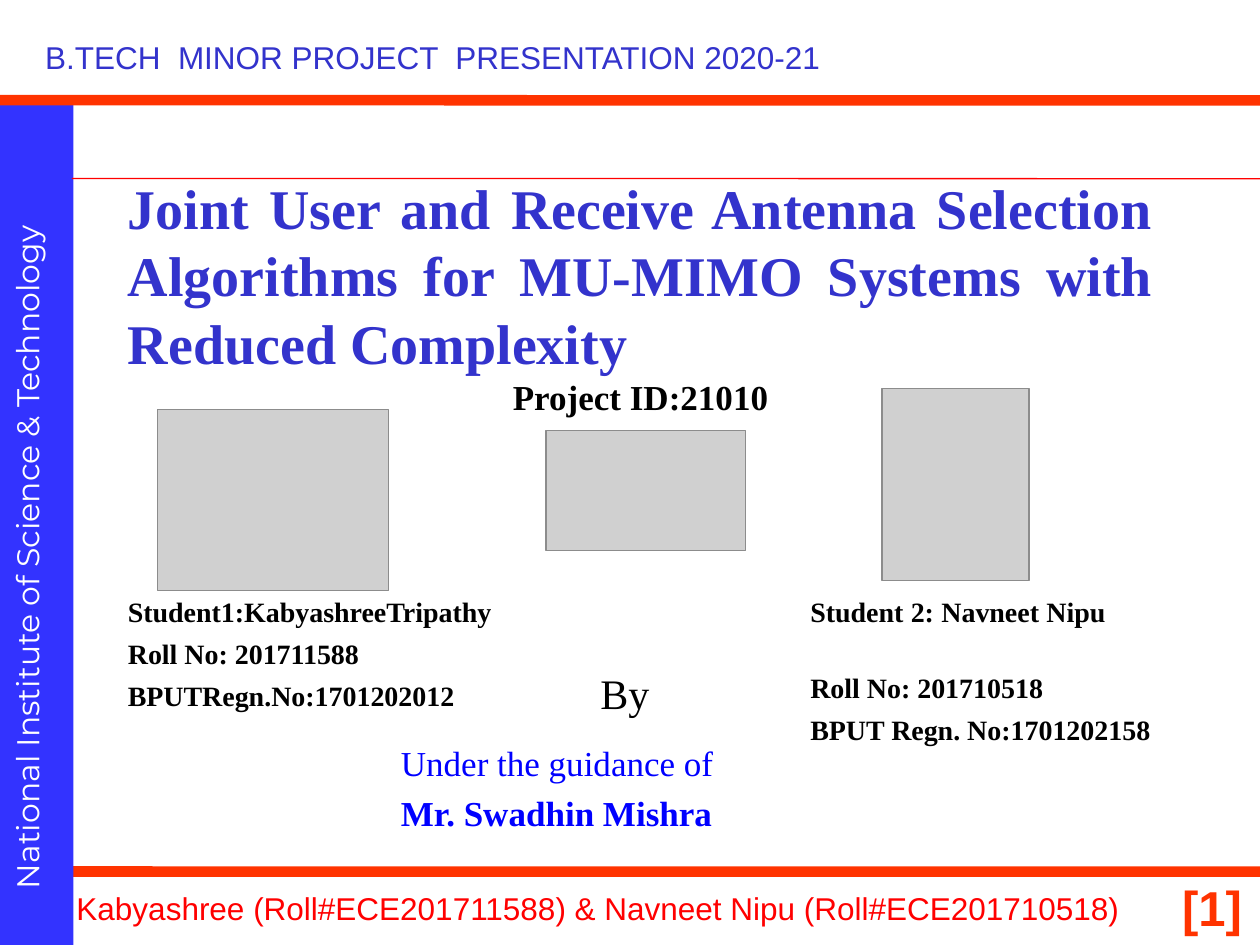
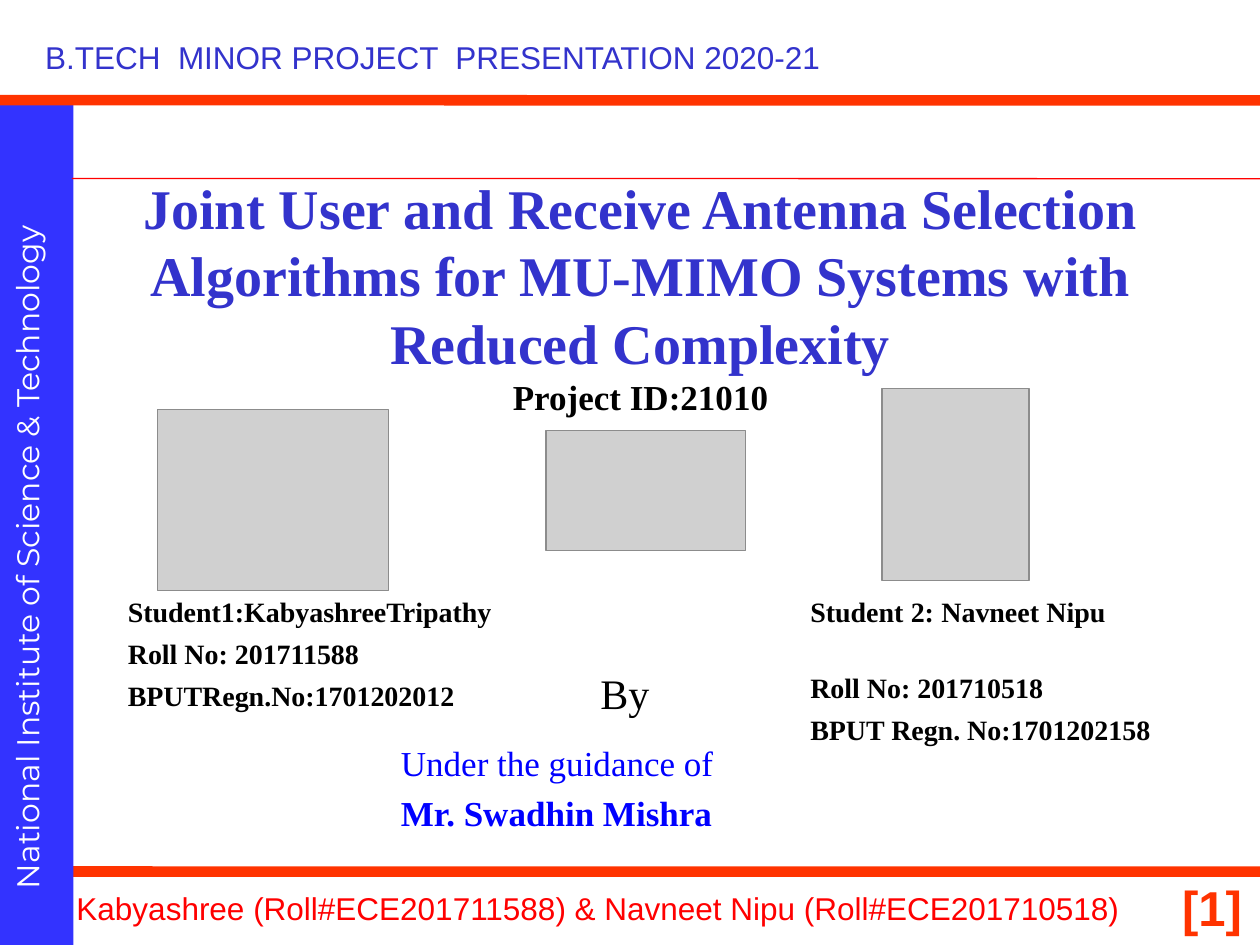
Before and after one commit to navneetnipu/btech_project, a slide deck: slide 1 of minor ppt (2) (2).pptx. Drawn at 1260x945 pixels with LibreOffice and Linux fonts; fonts in the diff are those of the drawing; grey boxes stand for pictures; background and template pictures are left out. Boxes give left, top, right and bottom in pixels: in the first picture for what was removed or moved away, otherwise in the second. Text is boxed around its words. In the diff, an @@ line names an element or a change of style, - is before the commit and + after.

```diff
--- a/minor ppt (2) (2).pptx
+++ b/minor ppt (2) (2).pptx
@@ text at (143,190,1137,374): alignment justified to centre @@
```
Also in this commit, not shown: 13 other slides changed, 12 slides added, 4 slides removed, 2 other files.
